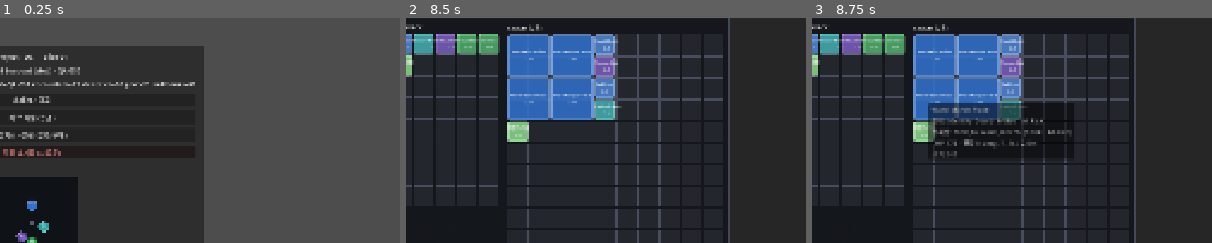
Above: before the commit, frames 1-3 (left to right).
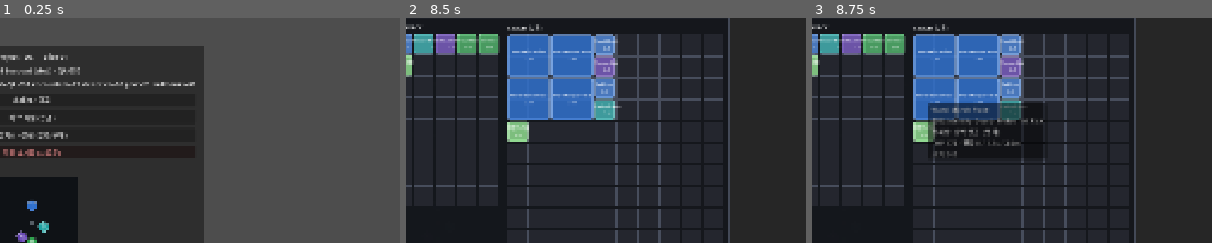
Above: after the commit, the same moments.

Repository: haepari1019/project_tdc_game
Game: Godot game, scene res://scenes/main.tscn
The game is run twice, just before and just after one commit, with the same random seed, the same clock (stepped at 60 frames per second) and the same inputs.
Inputs (mouse positions are % of the whole screen's width and height, from its top left):
- Up to frame 1 (0.25 s): no input
- Up to frame 2 (8.5 s): click "Normal" at 0.5 s; click "Normal" at 1.25 s; click "스태시 / 금고" at 2 s; click "허브 시설 (승급)" at 2.75 s; click "필기소 · 상점 (분석/구매)" at 3.5 s; click "저장 초기화 (시드로)" at 4.25 s; click "재료 모두 금고로 옮기기" at 5 s; click "Confirm Loadout" at 5.75 s; tap Enter at 6.5, 8 s; drag from (50, 55) to (60, 28) at 6.52 s; tap Space at 7.25 s; drag from (30, 55) to (45, 70) at 7.27 s; move the mouse to (60, 28) at 8.02 s; hold D (move_right) from 8.03 s (still down); hold G (toggle_formation_priority) from 8.03 s (still down)
- Up to frame 3 (8.75 s): keep holding D (move_right); keep holding G (toggle_formation_priority)
The pictures show only the part of the screen within x 46-96%, y 10-60%; the shares and areas given below are measured in that part.

Frames 1-2 are identical in both runs. In frame 3, 0.7% of the frame differs, in the area x 36-65%, y 37-63%.

Commit message:
feat(ui): 유저용 표시명 레이어 (display_names.json) — 툴팁에서 백엔드 ID 비노출
백엔드 ID(identity_skill_id·AB-###·skillbook_* kind)를 UI에 노출 안 함. 유저용
표시명을 별도 데이터로 적재하고 그것으로 표시(사용자 요청).

- data/slice01/display_names.json(신규): identities/effect_kinds/roles 한국어 표시명.
  게임플레이·저장은 항상 ID, UI만 참조. 매핑 없으면 ID 폴백(검증 없음 — UI 라벨).
- Slice01Data: display_names 로드 + get_identity_display/get_effect_label/get_role_label.
- 툴팁 전환: 인벤 그리드 기어("정체성: 강철 봉화 (탱커)")·스킬북("효과: 침묵 · 쿨 12s
  · 장착: 힐러")·장착 슬롯(멤버 effective 정체성+옵션) — tank_iron_beacon/AB-###/
  skillbook_silence 등 ID 미표시.

검증: party_pool_smoke(identity/effect/role 표시명 + 미등록 폴백) + ci_smoke PASS.
표시는 F5. IMPL-DEC-20260623-023.

Co-Authored-By: Claude Opus 4.8 (1M context) <noreply@anthropic.com>

Diff:
--- /dev/null
+++ b/data/slice01/display_names.json
@@ -0,0 +1,53 @@
+{
+  "_note": "유저용 표시명 레이어 — 백엔드 ID와 분리(F-008/F-009 검증·UI). 게임플레이/저장은 항상 ID 사용, UI(툴팁·패널)만 여기를 참조. 매핑 없으면 ID로 폴백. 미등록 ID는 검증 오류 아님(UI 라벨, gameplay 아님).",
+  "identities": {
+    "tank_anchor_guard": "닻 수호",
+    "tank_iron_beacon": "강철 봉화",
+    "tank_bulwark_march": "방벽 행군",
+    "tank_sentinel_form": "파수꾼 태세",
+    "dps_press_line": "압박 전선",
+    "dps_arc_weave": "호 직조",
+    "nuker_mark_ruin": "파멸 표식",
+    "nuker_flank_collapse": "측면 붕괴",
+    "healer_mend_circle": "치유의 원",
+    "healer_ward_pulse": "수호 파동"
+  },
+  "effect_kinds": {
+    "skillbook_strike": "강타",
+    "skillbook_poison": "맹독",
+    "skillbook_stun": "기절",
+    "skillbook_fire": "화염",
+    "skillbook_cold": "냉기",
+    "skillbook_zone": "장판 생성",
+    "skillbook_heal": "치유",
+    "skillbook_dr": "피해 감소",
+    "skillbook_shield": "보호막",
+    "skillbook_hot": "지속 치유",
+    "skillbook_blink": "순간이동",
+    "skillbook_vulnerable": "취약 표식",
+    "skillbook_haste": "가속",
+    "skillbook_stealth": "은신",
+    "skillbook_beam": "관통 빔",
+    "skillbook_barrier": "방벽 소환",
+    "skillbook_purge": "정화",
+    "skillbook_silence": "침묵",
+    "skillbook_bolt": "원거리 탄",
+    "skillbook_taunt": "도발",
+    "skillbook_pull": "끌어당김",
+    "skillbook_slow": "둔화",
+    "skillbook_relocate_ally": "아군 견인",
+    "skillbook_reveal": "정찰",
+    "skillbook_pin": "포박",
+    "skillbook_scent": "혈향 추적",
+    "skillbook_root": "속박",
+    "skillbook_tether": "사슬",
+    "skillbook_charge": "돌진",
+    "skillbook_execute": "처형"
+  },
+  "roles": {
+    "Tank": "탱커",
+    "DPS": "딜러",
+    "Nuker": "누커",
+    "Healer": "힐러"
+  }
+}
--- a/scripts/autoload/slice01_data.gd
+++ b/scripts/autoload/slice01_data.gd
@@ -21,6 +21,7 @@
 const QUESTS_PATH := SLICE01_DIR + "quests.json"                 # F-029 §3.3 hub 승급 퀘스트
 const HAUL_MATERIALS_PATH := SLICE01_DIR + "haul_materials.json" # D-029 §3 haul 카탈로그
 const HAUL_DROPS_PATH := SLICE01_DIR + "haul_drops.json"        # HUB-COR-000 §3 ENC별 haul 드롭
+const DISPLAY_NAMES_PATH := SLICE01_DIR + "display_names.json"  # 유저용 표시명(백엔드 ID 분리, UI 전용)
 
 var _loaded: bool = false
 var _manifest: Dictionary = {}
@@ -33,6 +34,8 @@
 var _blueprint: Dictionary = {}
 var _gear: Array = []
 var _gear_by_id: Dictionary = {}
+## 유저용 표시명(백엔드 ID 분리) — {identities, effect_kinds, roles}. UI 전용, 없으면 ID 폴백.
+var _display: Dictionary = {}
 var _skillbooks: Array = []
 var _skillbook_by_ability: Dictionary = {}
 var _consumables: Array = []
@@ -105,6 +108,17 @@
 func get_gear_master(base_gear_id: String) -> Dictionary:
 	var g = _gear_by_id.get(base_gear_id, {})
 	return g.duplicate(true) if typeof(g) == TYPE_DICTIONARY else {}
+
+
+# --- 유저용 표시명 (display_names.json) — 백엔드 ID와 분리. 매핑 없으면 ID로 폴백. UI 전용. ---
+func get_identity_display(identity_skill_id: String) -> String:
+	return String((_display.get("identities", {}) as Dictionary).get(identity_skill_id, identity_skill_id))
+
+func get_effect_label(kind: String) -> String:
+	return String((_display.get("effect_kinds", {}) as Dictionary).get(kind, kind))
+
+func get_role_label(class_id: String) -> String:
+	return String((_display.get("roles", {}) as Dictionary).get(class_id, class_id))
 
 
 ## Identity roll table for a gear archetype (F-008 §3.7) — DERIVED 권고안(게임측, 명시 데이터 override 향후):
@@ -367,6 +381,7 @@
 	var quests_doc := _read_json_dict(QUESTS_PATH, "quests", errors)
 	var haul_doc := _read_json_dict(HAUL_MATERIALS_PATH, "haul_materials", errors)
 	var haul_drops_doc := _read_json_dict(HAUL_DROPS_PATH, "haul_drops", errors)
+	_display = _read_json_dict(DISPLAY_NAMES_PATH, "display_names", errors)   # UI 라벨(검증 없음 — gameplay 아님)
 
 	if errors.is_empty():
 		_validate_blueprint(errors)
--- a/scripts/ui/inventory/equip_panel.gd
+++ b/scripts/ui/inventory/equip_panel.gd
@@ -125,15 +125,16 @@
 		_equip_tiles[i].text = String(gear.get("display_name", gear.get("base_gear_id", "—")))
 		# F-008 §3.7 검증 — 장착된 기어의 effective(굴린) identity + 옵션 roll을 마우스오버로 표시.
 		if not gear.is_empty():
-			var tip := "%s · %s\n정체성: %s (%s)" % [
-				String(gear.get("display_name", gear.get("base_gear_id", ""))), String(m.class_id),
-				String(m.identity_skill_id), String(m.ability_id)]
+			var tip := "%s · %s\n정체성: %s" % [
+				String(gear.get("display_name", gear.get("base_gear_id", ""))),
+				Slice01Data.get_role_label(String(m.class_id)),
+				Slice01Data.get_identity_display(String(m.identity_skill_id))]
 			var gr: Dictionary = m.gear_rolls
 			if not gr.is_empty():
-				tip += "\n옵션 roll: dmg ×%.2f · cd ×%.2f (적용 G3)" % [float(gr.get("dmg_mult", 1.0)), float(gr.get("cd_mult", 1.0))]
+				tip += "\n옵션: 피해 ×%.2f · 쿨 ×%.2f" % [float(gr.get("dmg_mult", 1.0)), float(gr.get("cd_mult", 1.0))]
 			_equip_tiles[i].tooltip_text = tip
 		else:
-			_equip_tiles[i].tooltip_text = "%s · 미장착" % String(m.class_id)
+			_equip_tiles[i].tooltip_text = "%s · 미장착" % Slice01Data.get_role_label(String(m.class_id))
 		var sb := StyleBoxFlat.new()
 		sb.bg_color = Color(col.r, col.g, col.b, 0.30)
 		sb.border_color = col.lightened(0.35)
--- a/scripts/ui/inventory/inventory_grid.gd
+++ b/scripts/ui/inventory/inventory_grid.gd
@@ -235,15 +235,15 @@
 	var idr: Dictionary = Slice01Data.get_identity_row(rid)
 	if not idr.is_empty():
 		var combat: Dictionary = idr.get("combat", {})
-		out.append("정체성: %s  (%s · %s)" % [rid, String(idr.get("class_id", "")), String(idr.get("ability_id", ""))])
-		out.append("  HP %d · 평타 %d dmg / %.1fs / %.1fm" % [
+		out.append("정체성: %s  (%s)" % [Slice01Data.get_identity_display(rid), Slice01Data.get_role_label(String(idr.get("class_id", "")))])
+		out.append("  HP %d · 평타 %d / %.1fs / %.1fm" % [
 			int(combat.get("hp", 0)),
 			int(g.get("basic_damage", combat.get("basic_damage", 0))),
 			float(g.get("basic_interval_s", combat.get("basic_interval_s", 1.0))),
 			float(g.get("basic_range_m", combat.get("basic_range_m", 2.0)))])
 	var rolls = item.get("rolls", {})
 	if typeof(rolls) == TYPE_DICTIONARY and not (rolls as Dictionary).is_empty():
-		out.append("옵션 roll: dmg ×%.2f · cd ×%.2f  (스탯 적용=G3)" % [float(rolls.get("dmg_mult", 1.0)), float(rolls.get("cd_mult", 1.0))])
+		out.append("옵션: 피해 ×%.2f · 쿨 ×%.2f" % [float(rolls.get("dmg_mult", 1.0)), float(rolls.get("cd_mult", 1.0))])
 	return out
 
 
@@ -251,17 +251,14 @@
 func _skillbook_tip(item: Dictionary) -> Array:
 	var out: Array = []
 	out.append("스킬북 (서브) · 탄 %d/%d · At Risk" % [int(item.get("charges", 0)), int(item.get("charges_max", 0))])
-	var base := String(item.get("base_ability_id", ""))
-	var m: Dictionary = Slice01Data.get_skillbook_master(base)
+	var m: Dictionary = Slice01Data.get_skillbook_master(String(item.get("base_ability_id", "")))
 	if not m.is_empty():
 		var cast: Dictionary = m.get("cast", {})
-		out.append("  %s · kind=%s · cd %ss" % [base, String(cast.get("kind", "?")), str(cast.get("cooldown_s", "?"))])
-		var eq: Array = m.get("equip_classes", [])
-		var sb: Dictionary = m.get("sub_bands", {})
-		var gate := "  장착: %s" % ", ".join(eq)
-		if not sb.is_empty():
-			gate += "  (sub밴드 %s)" % str(sb)
-		out.append(gate)
+		out.append("  효과: %s · 쿨 %ss" % [Slice01Data.get_effect_label(String(cast.get("kind", ""))), str(cast.get("cooldown_s", "?"))])
+		var eq: Array = []
+		for c in m.get("equip_classes", []):
+			eq.append(Slice01Data.get_role_label(String(c)))
+		out.append("  장착: %s" % ", ".join(eq))
 	return out
 
 
--- a/tools/party_pool_smoke.gd
+++ b/tools/party_pool_smoke.gd
@@ -169,6 +169,12 @@
 	_chk("G2 rolled identity capture 영속", String((bp2.equipped["Tank"] as Dictionary).get("rolled_identity", "")) == "tank_iron_beacon")
 	tank.free()
 
+	# 13) 유저 표시명 (display_names.json) — 백엔드 ID 분리, 매핑 없으면 ID 폴백.
+	_chk("identity 표시명", sd.get_identity_display("tank_iron_beacon") == "강철 봉화")
+	_chk("effect 표시명", sd.get_effect_label("skillbook_silence") == "침묵")
+	_chk("role 표시명", sd.get_role_label("Healer") == "힐러")
+	_chk("미등록 ID 폴백", sd.get_effect_label("nonexistent_kind") == "nonexistent_kind")
+
 	print("PARTY POOL SMOKE " + ("PASSED" if _ok else "FAILED"))
 	quit(0 if _ok else 1)
 
Not shown, changed: docs/impl_decisions/ImplDecisionLog.md
